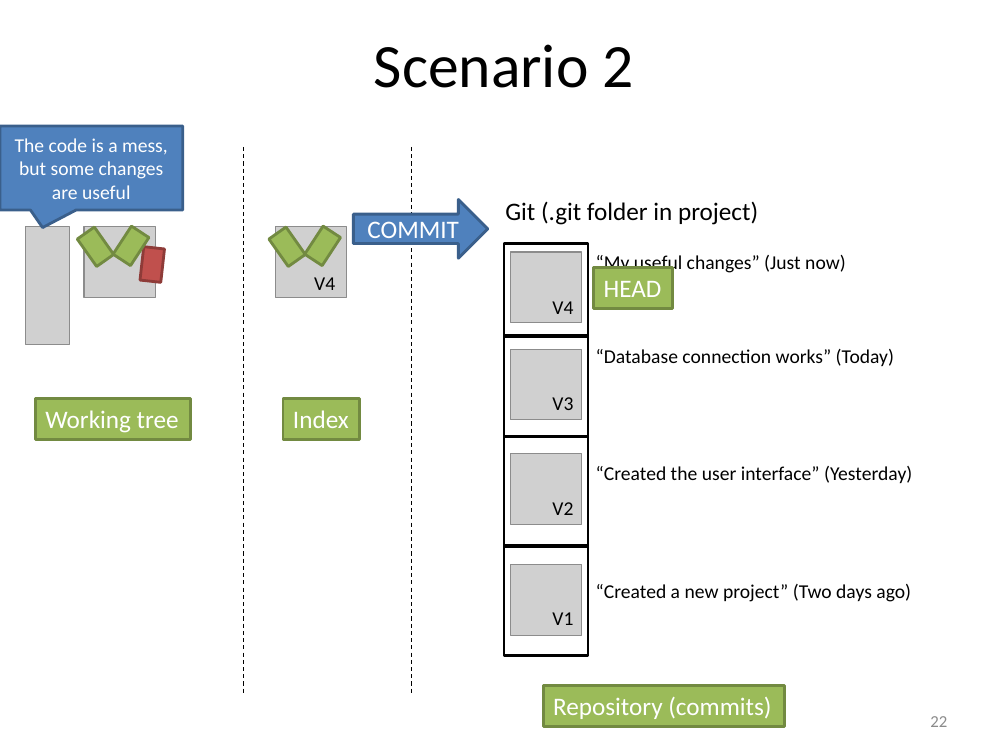
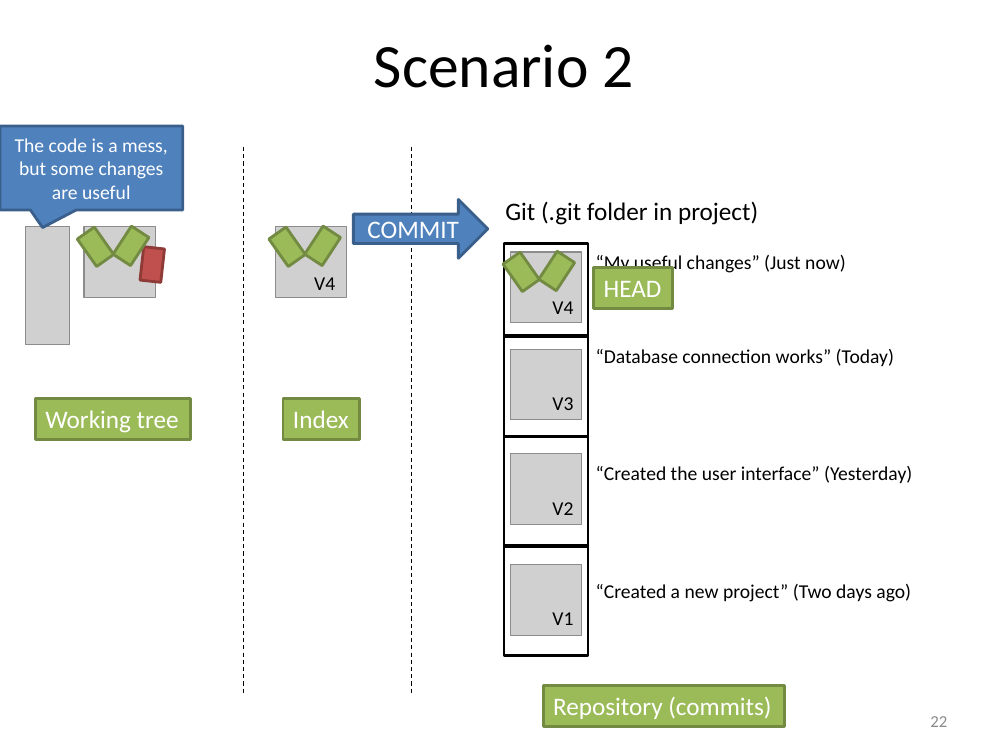
Before and after one commit to gazialankus/git-workshop-iue, a slide deck: slide 22 of Git Workshop.pptx. Drawn at 1008x756 pixels with LibreOffice and Linux fonts; fonts in the diff are those of the drawing; grey boxes stand for pictures. Boxes give left, top, right and bottom in pixels: in the first picture for what was removed or moved away, otherwise in the second. Text is boxed around its words. In the diff, an @@ line names an element or a change of style, - is before the commit and + after.

```diff
--- a/Git Workshop.pptx
+++ b/Git Workshop.pptx
@@ rectangle added at (503, 252, 540, 291), fill #9BBB59, outline #738A42 2 pt @@
@@ rectangle added at (539, 251, 575, 290), fill #9BBB59, outline #738A42 2 pt @@
```
Also in this commit, not shown: 6 other slides changed, 1 slide added.
